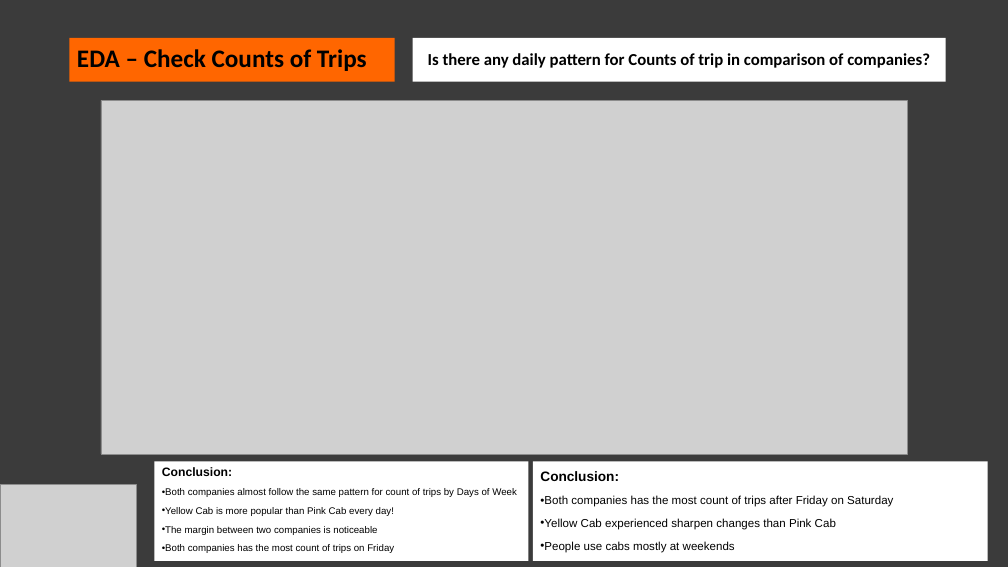
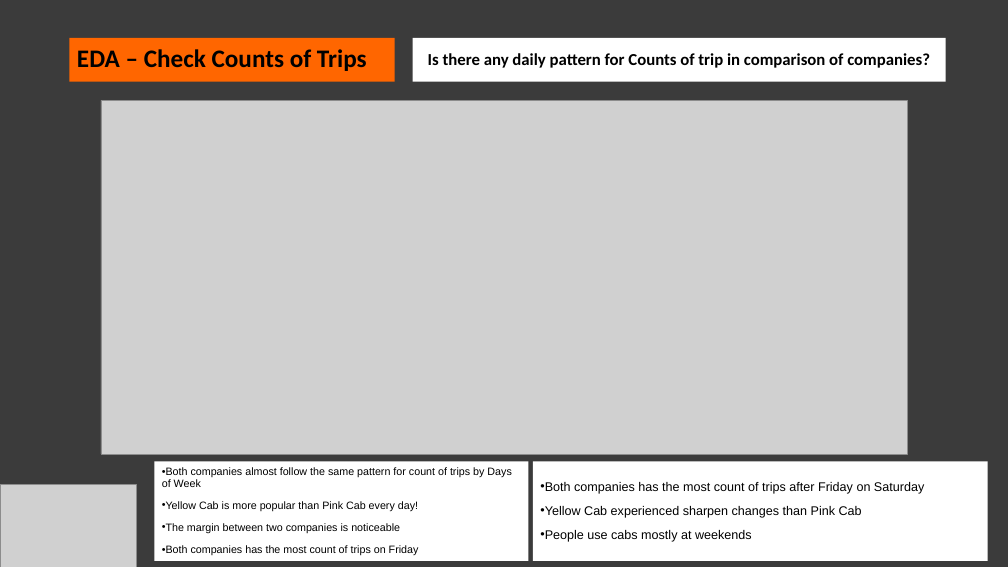
Before and after one commit to Niyusha-Baghayi/DG-Week-2, a slide deck: slide 10 of G2M insight for Cab Investment firm.pptx. Drawn at 1008x567 pixels with LibreOffice and Linux fonts; fonts in the diff are those of the drawing; grey boxes stand for pictures. Boxes give left, top, right and bottom in pixels: in the first picture for what was removed or moved away, otherwise in the second. Text is boxed around its words. In the diff, an @@ line names an element or a change of style, - is before the commit and + after.

```diff
--- a/G2M insight for Cab Investment firm.pptx
+++ b/G2M insight for Cab Investment firm.pptx
@@ rectangle "Both companies almost follow the ..." at <box>154,461,529,561</box>: size 9.2 to 10.2 pt; line spacing 0.7 to 0.9 @@
@@ text in rectangle at <box>162,467,232,476</box>: paragraph removed @@
-Conclusion:
@@ rectangle "Both companies has the most ..." at <box>533,461,988,561</box>: size 11 to 12 pt @@
@@ text in rectangle at <box>540,471,619,481</box>: paragraph removed @@
-Conclusion:
```
Also in this commit, not shown: 12 other slides changed, 1 other file.
